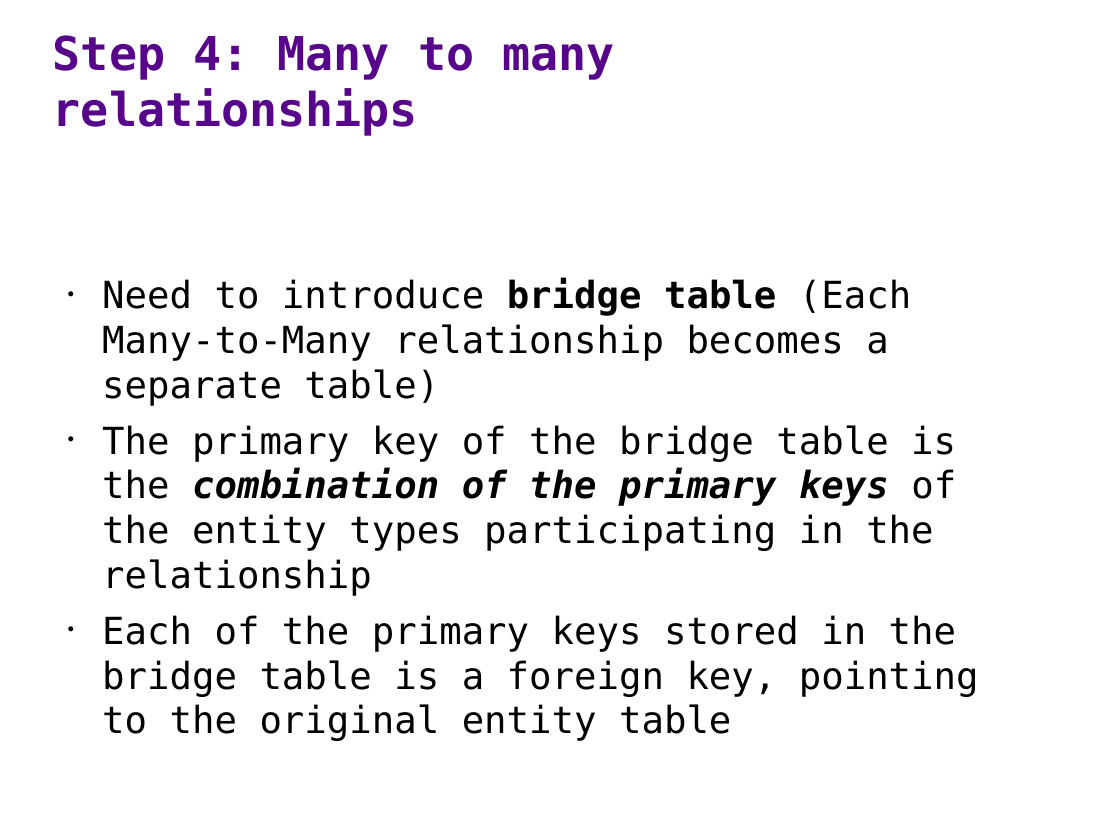
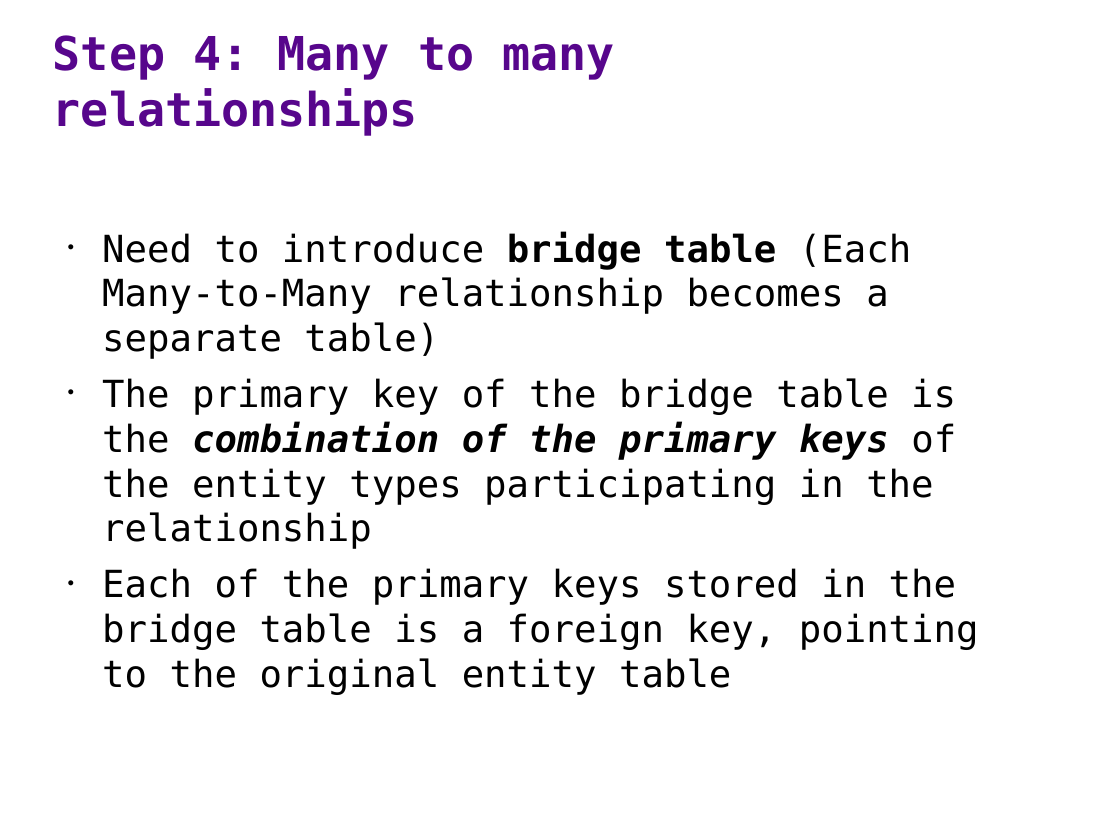
Before and after one commit to ipeirotis/introduction-to-databases, a slide deck: slide 10 of session1/A2a-From_ER_Diagram_to_Relational_Schema.pptx (slide 9 before the commit). Drawn at 1120x840 pixels with LibreOffice and Linux fonts; fonts in the diff are those of the drawing. Boxes give left, top, right and bottom in pixels: in the first picture for what was removed or moved away, otherwise in the second. Text is boxed around its words. In the diff, an @@ line names an element or a change of style, - is before the commit and + after.

```diff
--- a/session1/A2a-From_ER_Diagram_to_Relational_Schema.pptx
+++ b/session1/A2a-From_ER_Diagram_to_Relational_Schema.pptx
@@ text "Need to introduce bridge table ...": place and size @@
-text "Need to introduce bridge table ..." at (102, 278, 979, 741)
+text "Need to introduce bridge table ..." at (102, 232, 979, 695)
```
Also in this commit, not shown: 5 other slides changed, 3 slides added.
